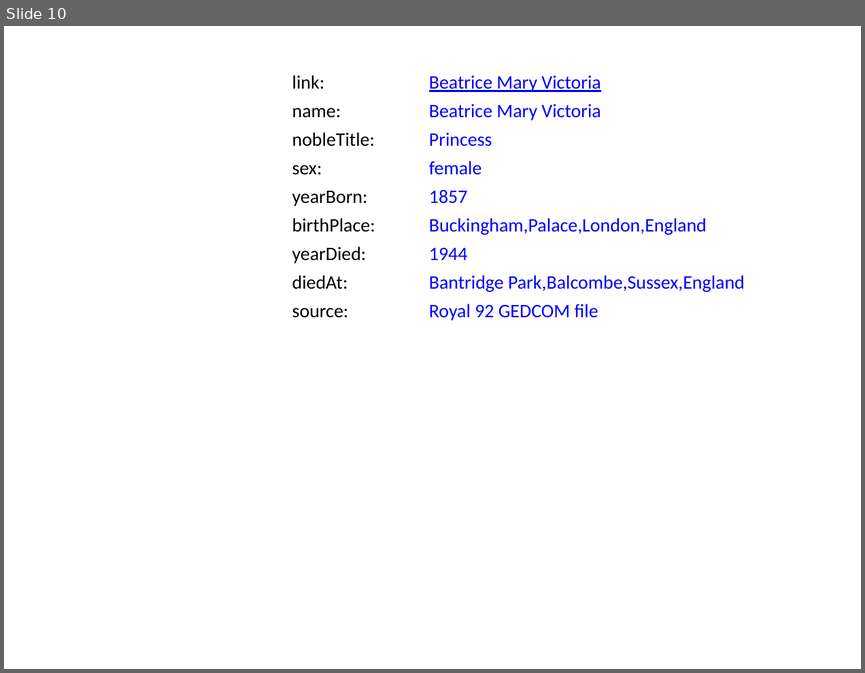
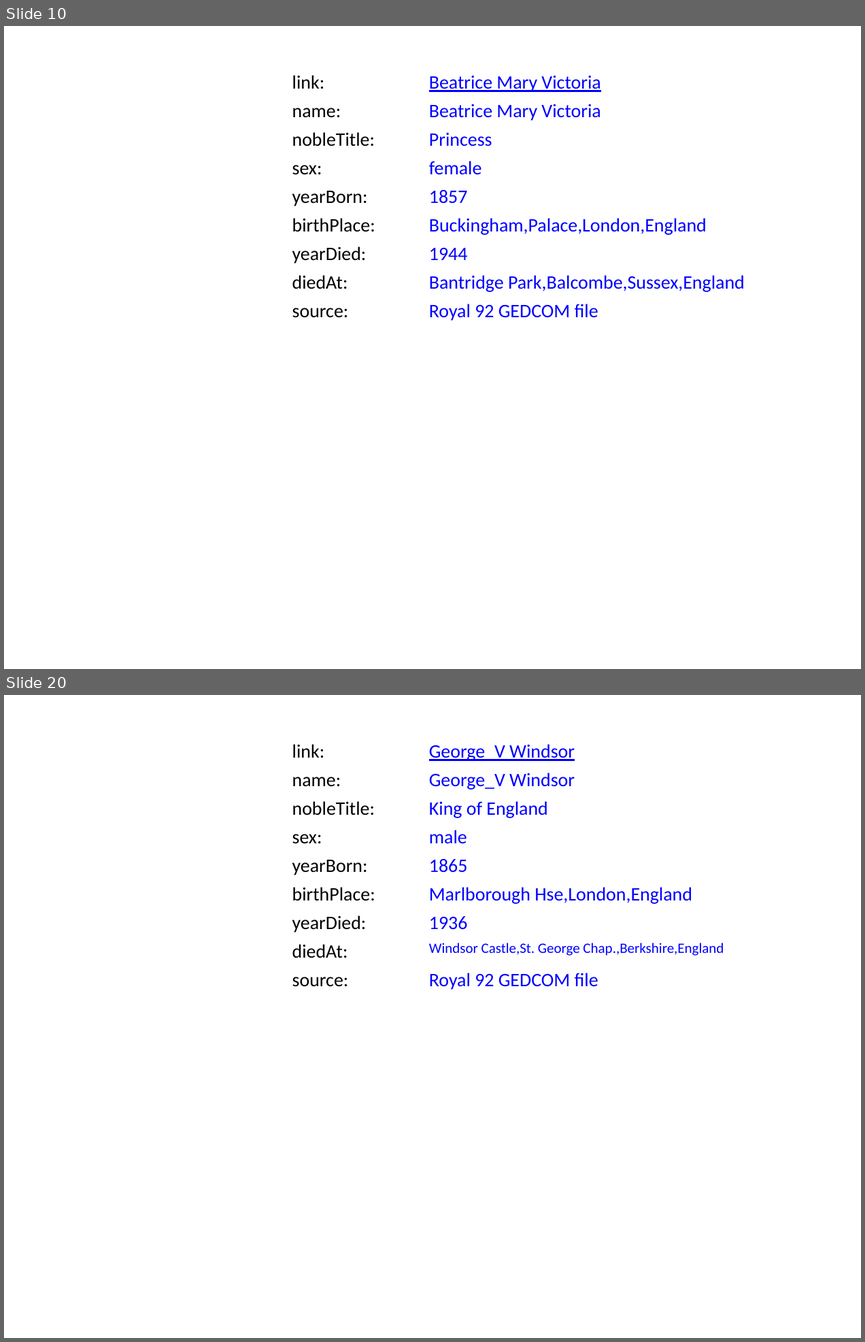
Before and after one commit to BITPlan/com.bitplan.simplegraph, a slide deck: simplegraph-powerpoint/QueenVictoriaRoyal92.pptx. Shown one above the other, each under a label of ours: slide 10 before the commit, slides 10 and 20 after it; the slides between them are not shown. The pictures are 865x673 and 865x1342 pixels, drawn with LibreOffice and Linux fonts; fonts in the diff are those of the drawing. Boxes give left, top, right and bottom in pixels: in the first picture for what was removed or moved away, otherwise in the second. Text is boxed around its words. In the diff, an @@ line names an element or a change of style, - is before the commit and + after.

```diff
--- a/simplegraph-powerpoint/QueenVictoriaRoyal92.pptx
+++ b/simplegraph-powerpoint/QueenVictoriaRoyal92.pptx
@@ slide 20 added at [4,695,861,1338], background #FFFFFF @@
@@ text added at [292,744,325,758], 16 pt, text #000000 @@
+link:
@@ text added at [429,744,575,761], 16 pt, text #0000FF @@
+George_V Windsor
@@ text added at [429,773,575,790], 16 pt, text #0000FF, underline @@
+George_V Windsor
@@ text added at [292,777,341,787], 16 pt, text #000000 @@
+name:
@@ text added at [292,801,375,815], 16 pt, text #000000 @@
+nobleTitle:
@@ text added at [429,801,548,818], 16 pt, text #0000FF @@
+King of England
@@ text added at [292,834,322,844], 16 pt, text #000000 @@
+sex:
@@ text added at [429,830,467,843], 16 pt, text #0000FF @@
+male
@@ text added at [292,860,368,875], 16 pt, text #000000 @@
+yearBorn:
@@ text added at [429,859,468,872], 16 pt, text #0000FF @@
+1865
@@ text added at [292,887,375,901], 16 pt, text #000000 @@
+birthPlace:
@@ text added at [429,887,692,904], 16 pt, text #0000FF @@
+Marlborough Hse,London,England
@@ text added at [292,915,366,932], 16 pt, text #000000 @@
+yearDied:
@@ text added at [429,916,468,930], 16 pt, text #0000FF @@
+1936
@@ text added at [292,944,348,958], 16 pt, text #000000 @@
+diedAt:
@@ text added at [429,943,723,955], 12 pt, text #0000FF @@
+Windsor Castle,St. George Chap.,Berkshire,England
@@ text added at [292,977,349,987], 16 pt, text #000000 @@
+source:
@@ text added at [429,972,598,989], 16 pt, text #0000FF @@
+Royal 92 GEDCOM file
```
Also in this commit, not shown: 39 other slides added, 6 other files.
